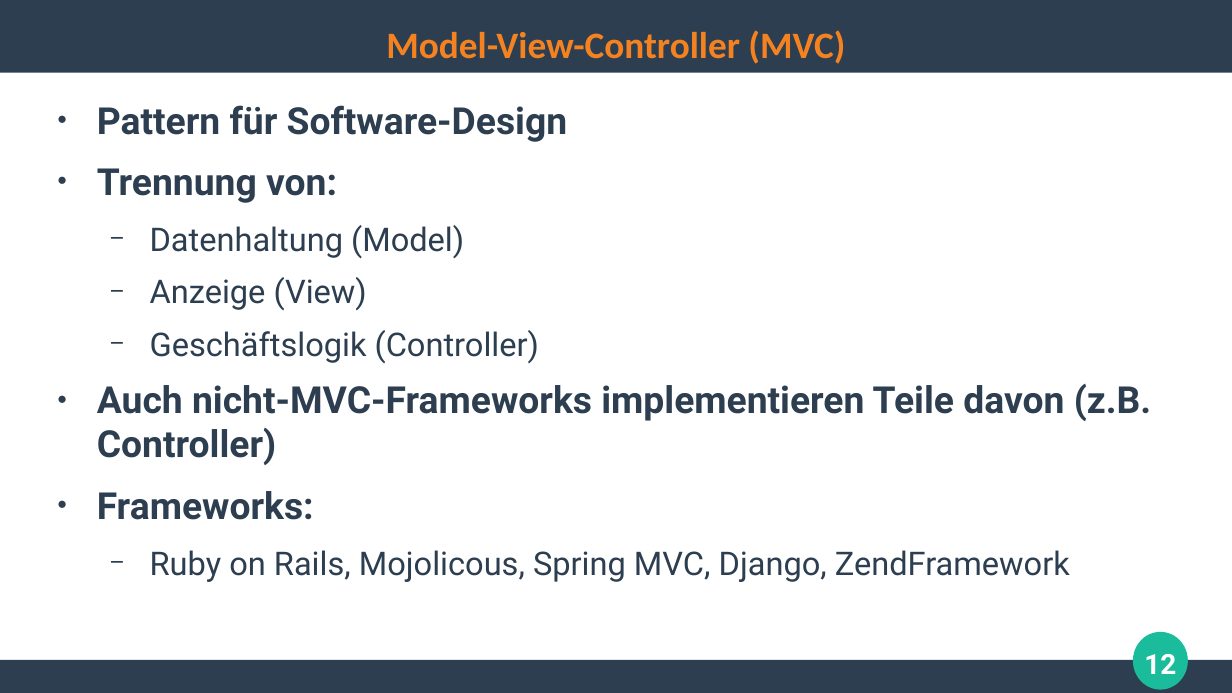
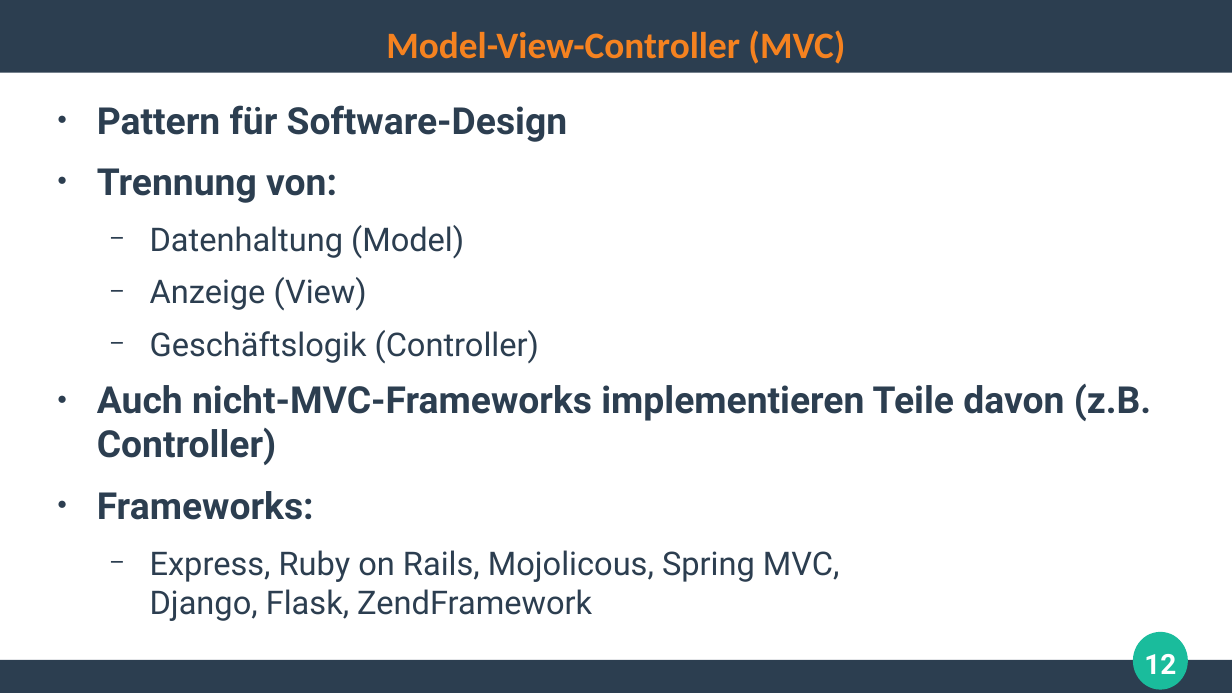
Before and after one commit to ghandmann/HS-AlbSig-WebAnwendungen2, a slide deck: slide 12 of Kapitel/04_WebFrameworks_1x1.odp. Drawn at 1232x693 pixels with LibreOffice and Linux fonts; fonts in the diff are those of the drawing. Boxes give left, top, right and bottom in pixels: in the first picture for what was removed or moved away, otherwise in the second. Text is boxed around its words. In the diff, an @@ line names an element or a change of style, - is before the commit and + after.

Commit message:
remove jersey, integrate express

```diff
--- a/Kapitel/04_WebFrameworks_1x1.odp
+++ b/Kapitel/04_WebFrameworks_1x1.odp
@@ text at <box>150,550,840,621</box>: text changed @@
-  − Ruby on Rails, Mojolicous, Spring MVC, Django, ZendFramework
+  − Express, Ruby on Rails, Mojolicous, Spring MVC,
+    Django, Flask, ZendFramework
```
Also in this commit, not shown: 6 slides added, 4 slides removed.
